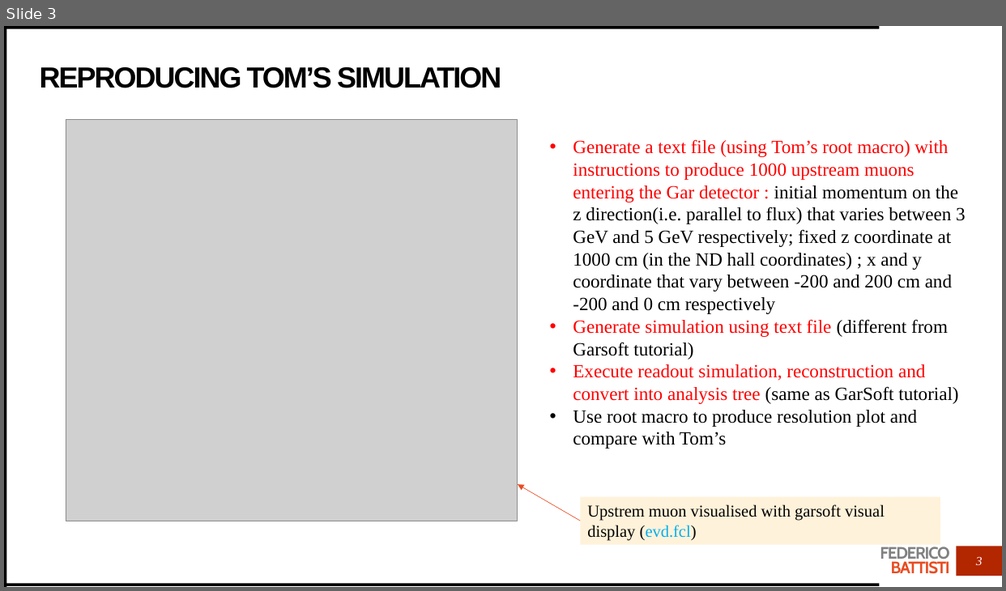
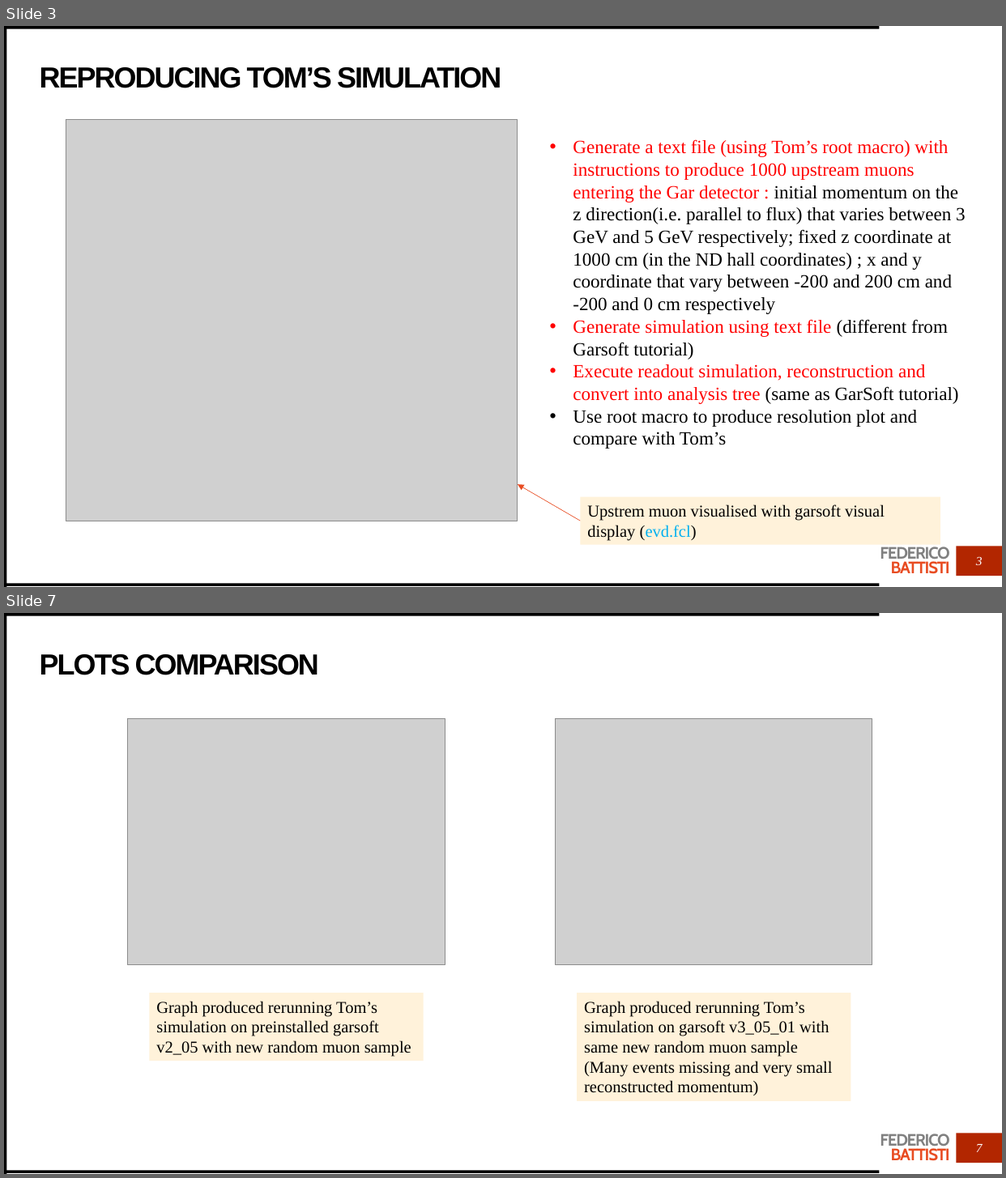
Before and after one commit to Trenchcoat95/OxfordCode, a slide deck: Simulation Exercise.pptx. Shown one above the other, each under a label of ours: slide 3 before the commit, slides 3 and 7 after it; the slides between them are not shown. The pictures are 1006x591 and 1006x1178 pixels, drawn with LibreOffice and Linux fonts; fonts in the diff are those of the drawing; grey boxes stand for pictures. Boxes give left, top, right and bottom in pixels: in the first picture for what was removed or moved away, otherwise in the second. Text is boxed around its words. In the diff, an @@ line names an element or a change of style, - is before the commit and + after.

Commit message:
First plots with garsoft v3

```diff
--- a/Simulation Exercise.pptx
+++ b/Simulation Exercise.pptx
@@ slide 7 added at (4, 613, 1002, 1174), background #FFFFFF; not listed: 5 template elements that a slide beside it also shows @@
@@ title added at (40, 654, 319, 675), 28 pt, text #000000, bold @@
+PLOTS COMPARISON
@@ picture added at (127, 719, 444, 965) @@
@@ picture added at (556, 719, 872, 965) @@
@@ rectangle added at (149, 994, 424, 1062), fill #FFF2DA, 16 pt, text #000000 @@
+Graph produced rerunning Tom’s simulation on preinstalled garsoft v2_05 with new random muon sample
@@ rectangle added at (577, 994, 850, 1102), fill #FFF2DA, 16 pt, text #000000 @@
+Graph produced rerunning Tom’s simulation on garsoft v3_05_01 with same new random muon sample (Many events missing and very small reconstructed momentum)
@@ page number added at (976, 1144, 982, 1152), 12 pt, text #FFFFFF, italic @@
+7
```
Also in this commit, not shown: 1 slide changed, 9 other slides added, 1 slide removed, 34 other files.
